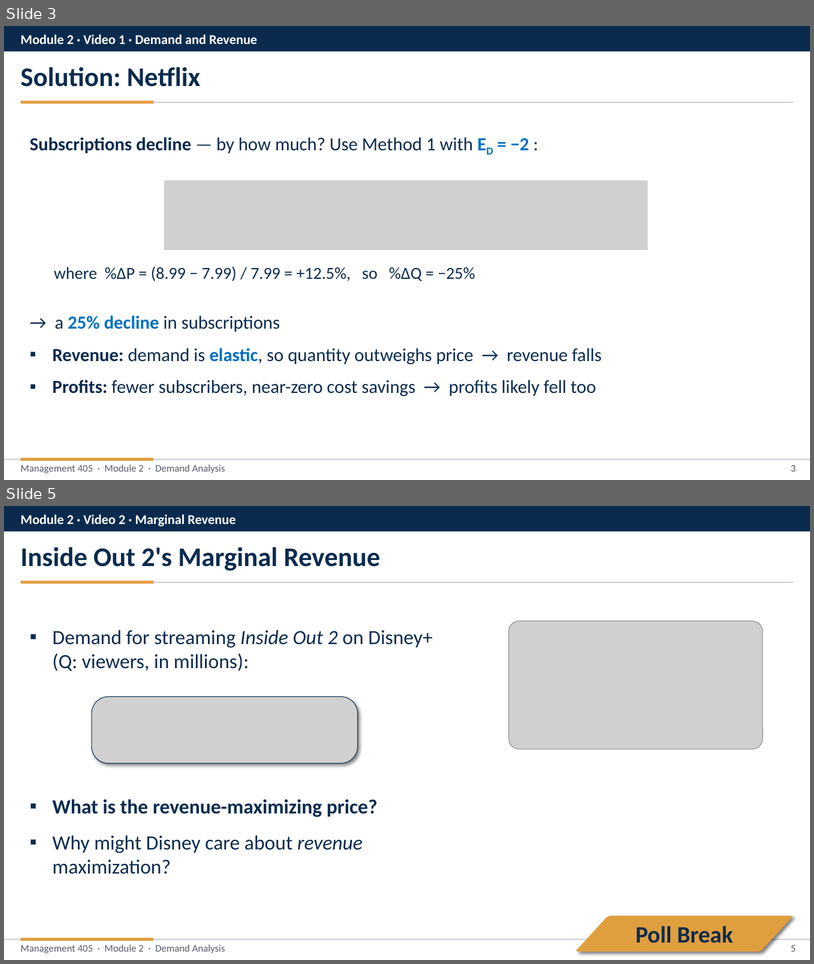
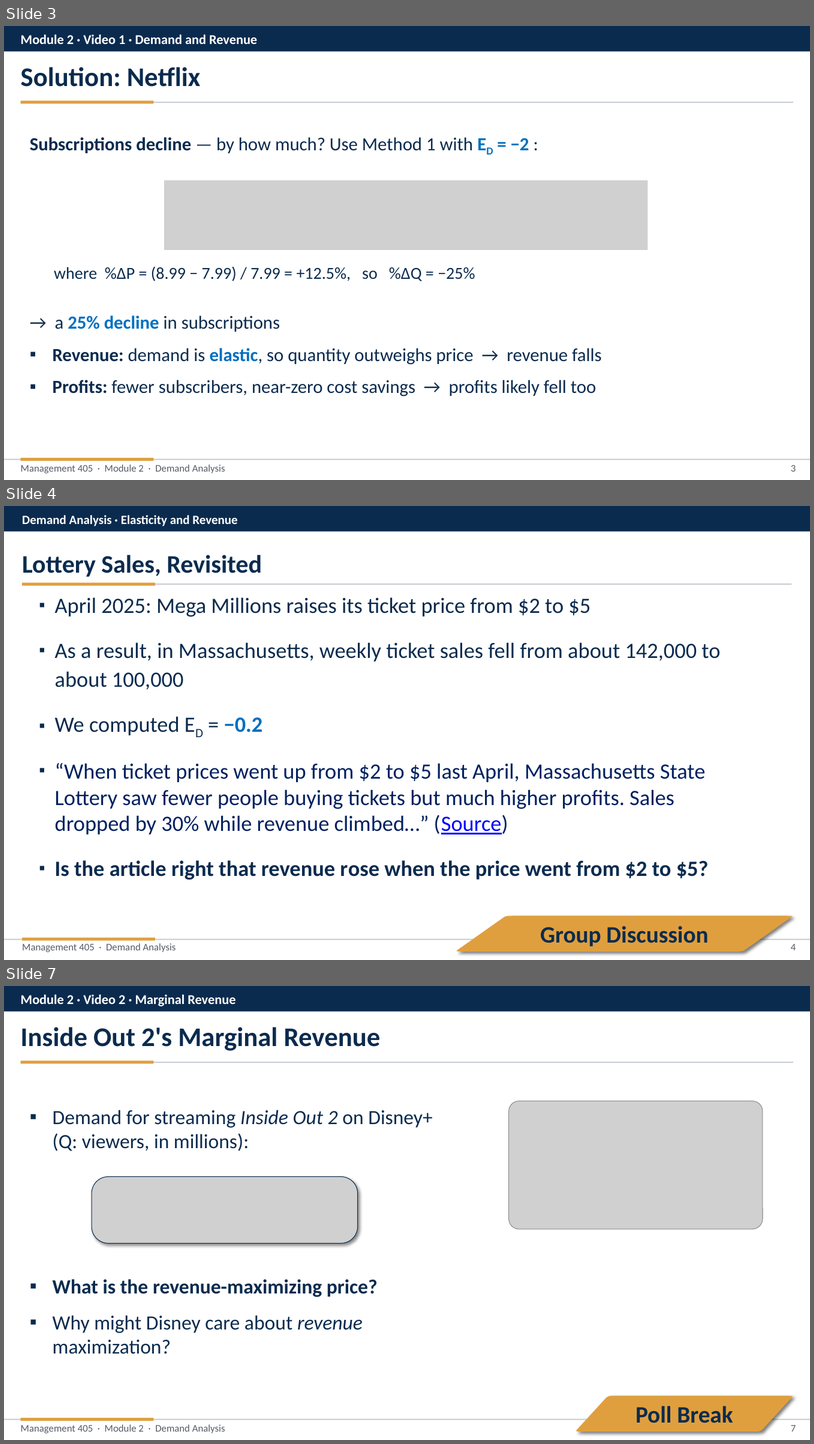
Before and after one commit to nvoigtla/Teaching, a slide deck: 405 Slide Revisions 2026/Module 2/Module 2 - Potential Practice Exercises.pptx. Shown one above the other, each under a label of ours: slides 3 and 5 before the commit, slides 3, 4 and 7 after it; the slides between them are not shown. The pictures are 814x964 and 814x1444 pixels, drawn with LibreOffice and Linux fonts; fonts in the diff are those of the drawing; grey boxes stand for pictures; background and template pictures are left out. Boxes give left, top, right and bottom in pixels: in the first picture for what was removed or moved away, otherwise in the second. Text is boxed around its words. In the diff, an @@ line names an element or a change of style, - is before the commit and + after.

```diff
--- a/405 Slide Revisions 2026/Module 2/Module 2 - Potential Practice Exercises.pptx
+++ b/405 Slide Revisions 2026/Module 2/Module 2 - Potential Practice Exercises.pptx
@@ slide 4 added at (4,506,810,960), background picture (left out) @@
@@ rectangle added at (4,506,810,531), fill #0B2B4E @@
@@ text added at (22,515,237,526), 15 pt, text #FFFFFF, bold @@
+Demand Analysis · Elasticity and Revenue
@@ text added at (22,555,262,577), 30 pt, text #0B2B4E, bold @@
+Lottery Sales, Revisited
@@ rectangle added at (22,583,792,585), fill #C8CDD3 @@
@@ rectangle added at (22,582,155,585), fill #E09F3E @@
@@ text added at (55,597,720,879), 26 pt, text #0B2B4E @@
+▪ April 2025: Mega Millions raises its ticket price from $2 to $5
+▪ As a result, in Massachusetts, weekly ticket sales fell from about 142,000 to about 100,000
+▪ We computed ED = −0.2
+▪ “When ticket prices went up from $2 to $5 last April, Massachusetts State Lottery saw fewer people buying tickets but much higher profits. Sales dropped by 30% while revenue climbed…” (Source)
+▪ Is the article right that revenue rose when the price went from $2 to $5?
@@ freeform shape added at (456,916,794,951), fill #E09F3E @@
@@ rectangle added at (22,937,155,940), fill #E09F3E @@
@@ text added at (540,925,708,946), 28 pt, text #0B2B4E, bold @@
+Group Discussion
@@ rectangle added at (4,939,810,940), fill #C8CDD3 @@
@@ text added at (22,943,176,952), 12 pt, text #555B66 @@
+Management 405 · Demand Analysis
@@ page number added at (791,943,796,950), 12 pt, text #555B66 @@
+4
@@ what was slide 5 is now slide 7 @@
@@ page number at (791,1425,796,1431): text changed @@
-5
+7
```
Also in this commit, not shown: 2 other slides added, 1 slide removed, 3 other files.
